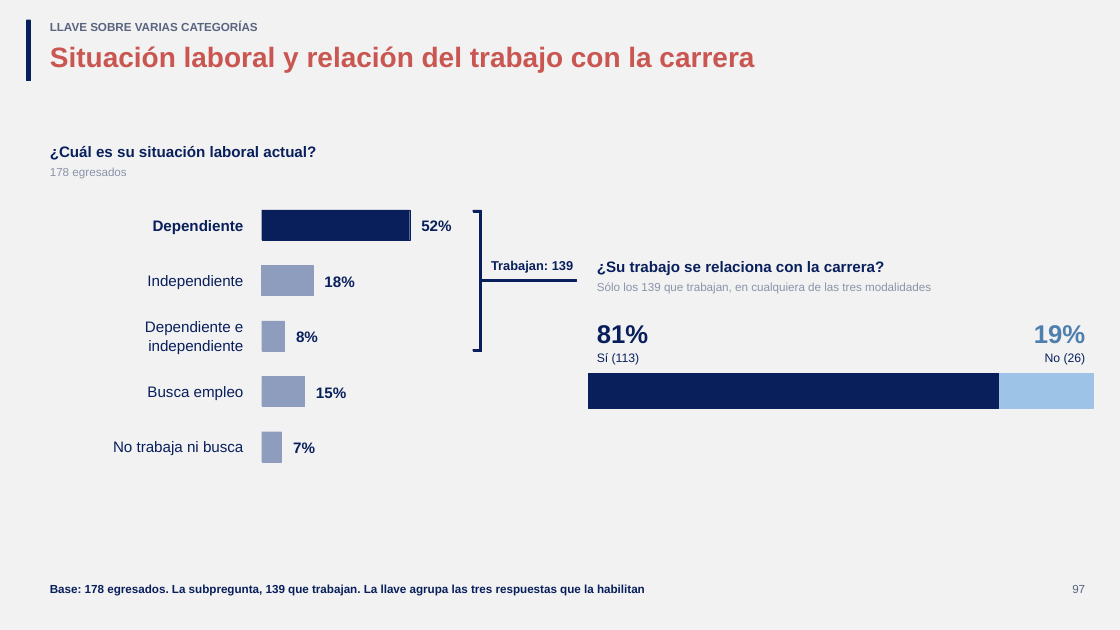
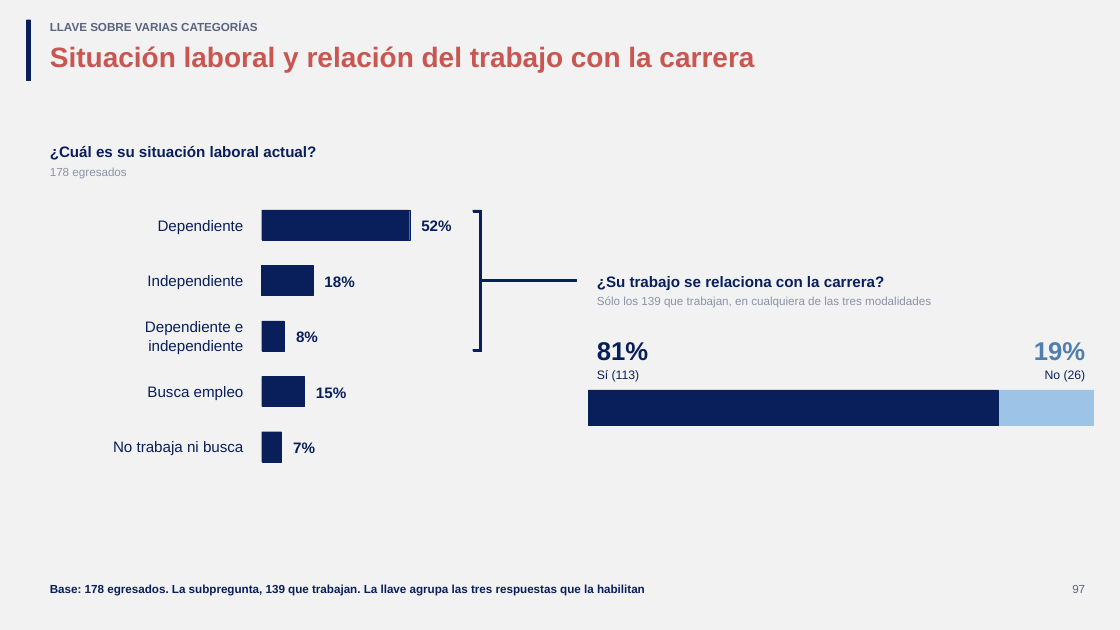
Before and after one commit to GonzaloAlmendariz/prosecnur-app, a slide deck: slide 97 of docs/qa/motor-ppt-2026-10-06/4-recetario/recetario-moderna.pptx. Drawn at 1120x630 pixels with LibreOffice and Linux fonts; fonts in the diff are those of the drawing; background and template pictures are left out. Boxes give left, top, right and bottom in pixels: in the first picture for what was removed or moved away, otherwise in the second. Text is boxed around its words. In the diff, an @@ line names an element or a change of style, - is before the commit and + after.

```diff
--- a/docs/qa/motor-ppt-2026-10-06/4-recetario/recetario-moderna.pptx
+++ b/docs/qa/motor-ppt-2026-10-06/4-recetario/recetario-moderna.pptx
@@ text "Dependiente" at bbox=[158, 220, 244, 234]: bold off @@
@@ text removed at bbox=[491, 260, 573, 273] @@
-Trabajan: 139
@@ 6 texts, 2 rectangles: place and size @@
-6 texts, 2 rectangles at bbox=[589, 261, 1094, 408]
+6 texts, 2 rectangles at bbox=[589, 276, 1094, 425]
@@ fill #8E9DBD to #081F5C; outline #8E9DBD 0.25 pt to #081F5C 0.25 pt in 4 elements at bbox=[262, 266, 313, 296], bbox=[262, 321, 285, 351], bbox=[262, 376, 305, 407], bbox=[262, 432, 282, 462] @@
```
Also in this commit, not shown: 15 other slides changed, 4 slides added, 11 other files.
